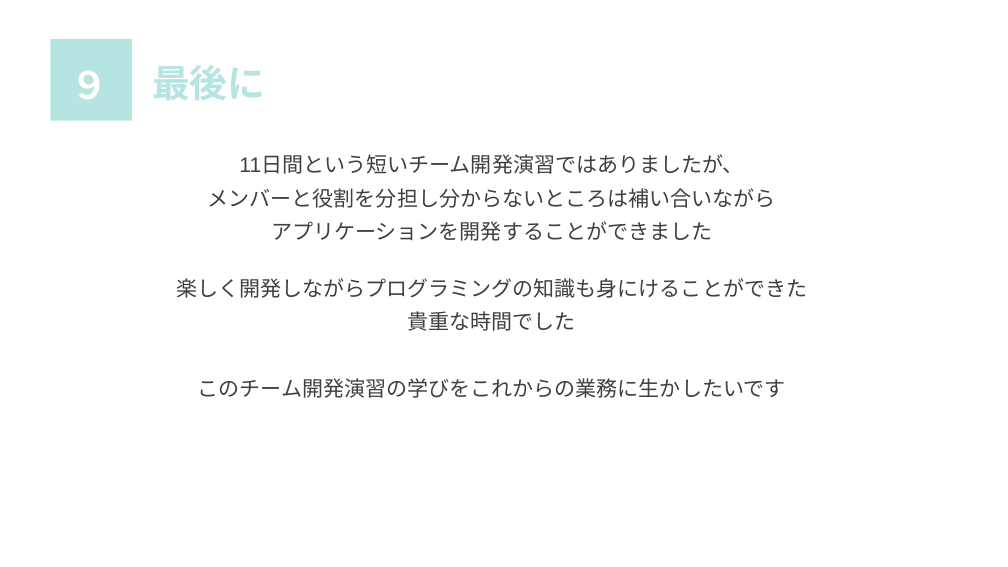
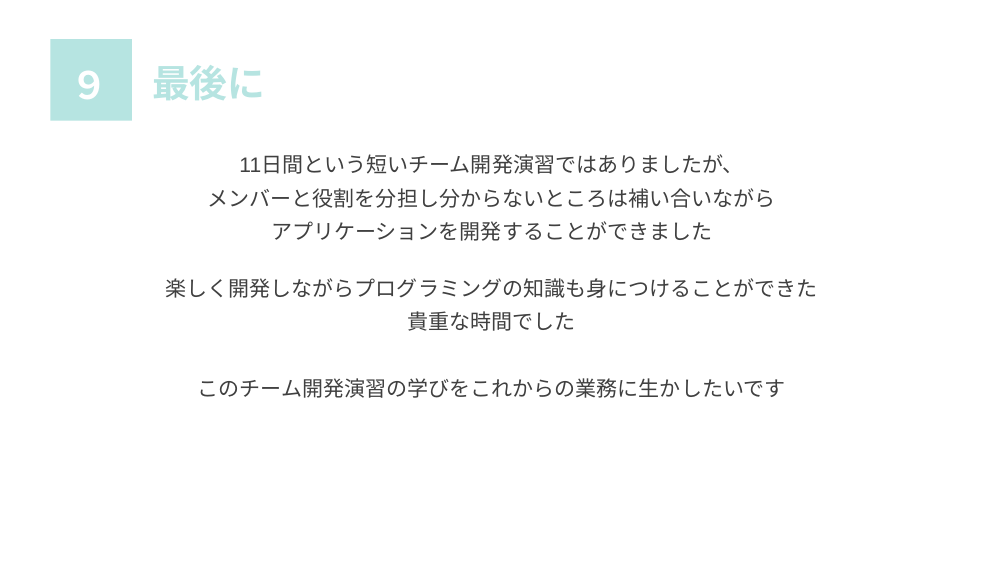
Before and after one commit to sss-sr2021/OTOME, a slide deck: slide 11 of 発表資料/発表資料.pptx. Drawn at 1008x567 pixels with LibreOffice and Linux fonts; fonts in the diff are those of the drawing. Boxes give left, top, right and bottom in pixels: in the first picture for what was removed or moved away, otherwise in the second. Text is boxed around its words. In the diff, an @@ line names an element or a change of style, - is before the commit and + after.

```diff
--- a/発表資料/発表資料.pptx
+++ b/発表資料/発表資料.pptx
@@ text at [166,278,818,298]: text changed @@
-楽しく開発しながらプログラミングの知識も身にけることができた
+楽しく開発しながらプログラミングの知識も身につけることができた
```
Also in this commit, not shown: 2 other slides changed, 1 slide added, 1 other file.
